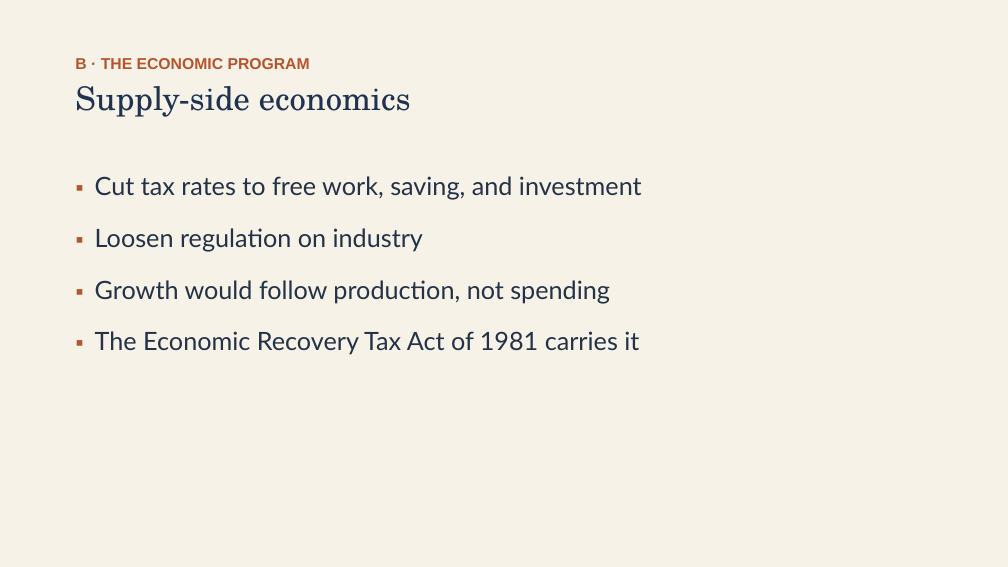
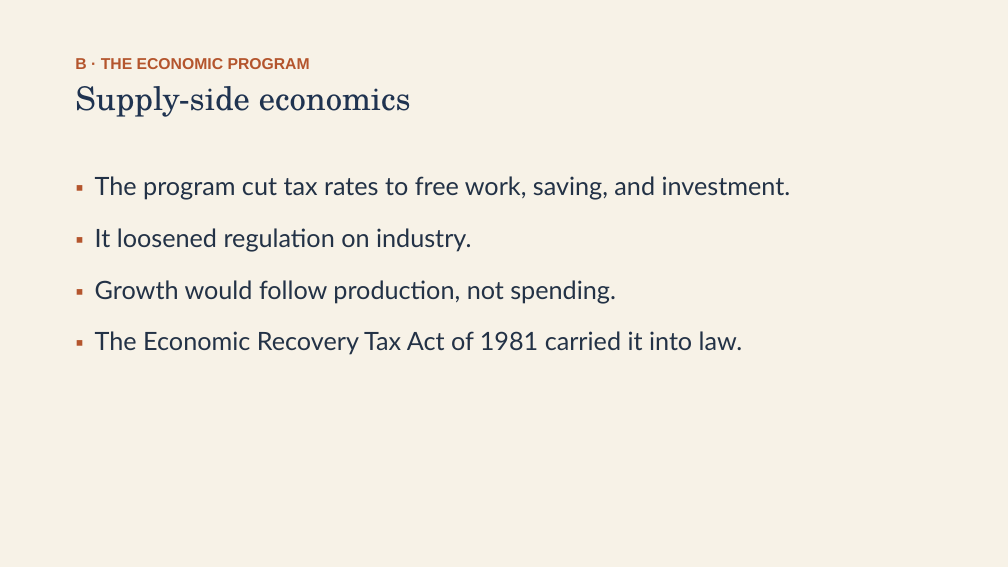
Before and after one commit to ab17gthb/humanities-curriculum-group, a slide deck: slide 8 of modern-america/lesson-02/lesson-02-slides.pptx. Drawn at 1008x567 pixels with LibreOffice and Linux fonts; fonts in the diff are those of the drawing. Boxes give left, top, right and bottom in pixels: in the first picture for what was removed or moved away, otherwise in the second. Text is boxed around its words. In the diff, an @@ line names an element or a change of style, - is before the commit and + after.

```diff
--- a/modern-america/lesson-02/lesson-02-slides.pptx
+++ b/modern-america/lesson-02/lesson-02-slides.pptx
@@ text at [95,176,791,355]: text changed @@
-▪ Cut tax rates to free work, saving, and investment
-▪ Loosen regulation on industry
-▪ Growth would follow production, not spending
-▪ The Economic Recovery Tax Act of 1981 carries it
+▪ The program cut tax rates to free work, saving, and investment.
+▪ It loosened regulation on industry.
+▪ Growth would follow production, not spending.
+▪ The Economic Recovery Tax Act of 1981 carried it into law.
```
Also in this commit, not shown: 9 other slides changed, 6 other files.
